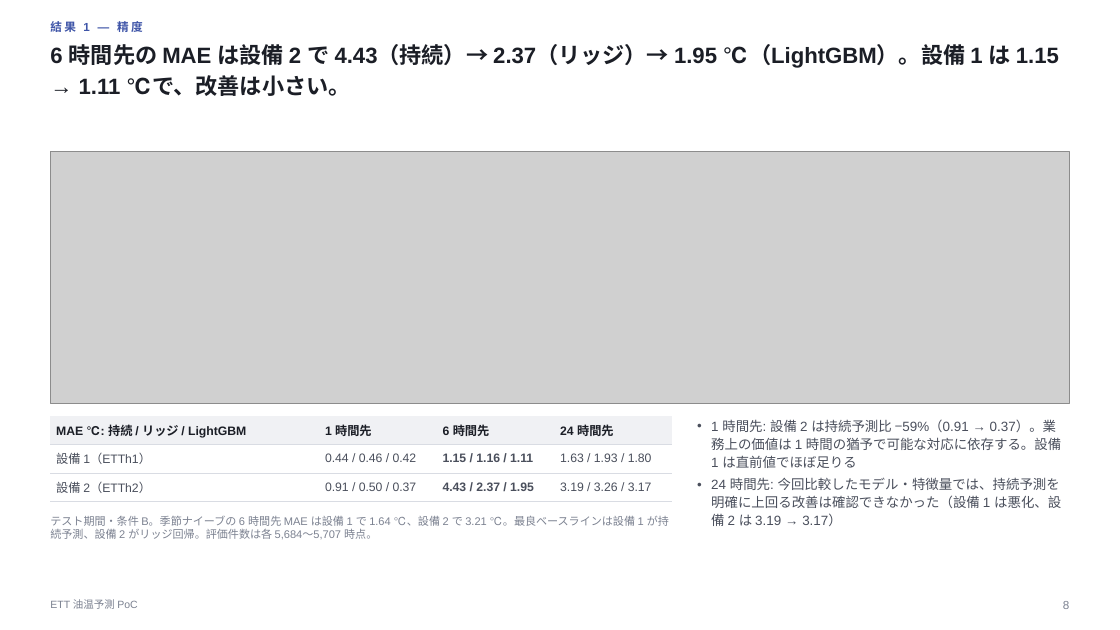
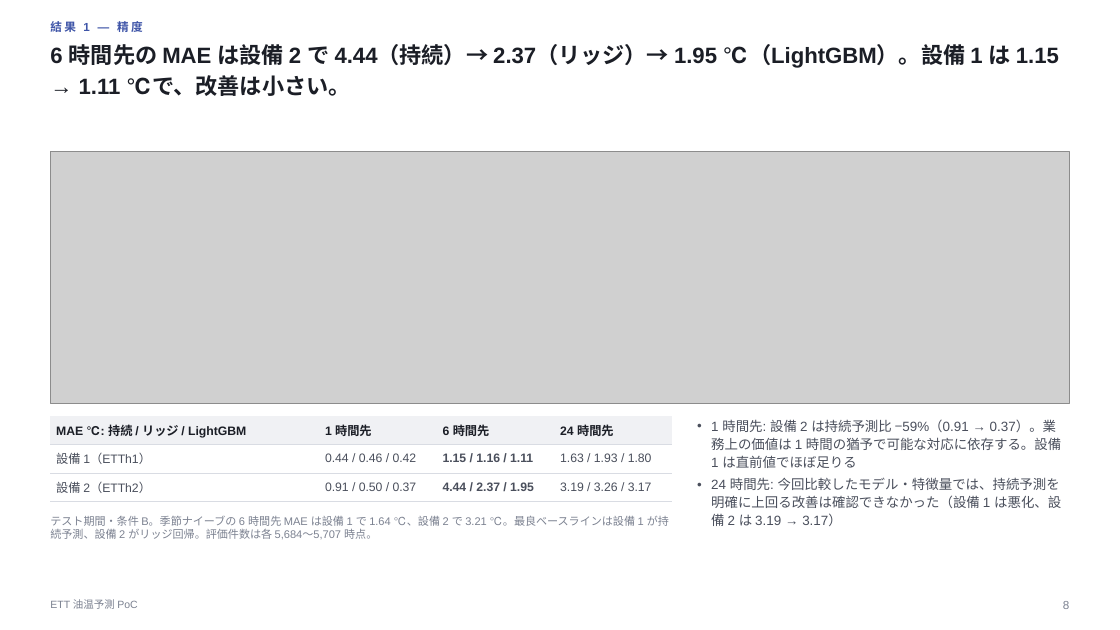
Before and after one commit to HJRKTNG/ett-oil-temperature-poc, a slide deck: slide 8 of reports/slides/ett_oil_temperature_poc.pptx. Drawn at 1120x630 pixels with LibreOffice and Linux fonts; fonts in the diff are those of the drawing; grey boxes stand for pictures. Boxes give left, top, right and bottom in pixels: in the first picture for what was removed or moved away, otherwise in the second. Text is boxed around its words. In the diff, an @@ line names an element or a change of style, - is before the commit and + after.

```diff
--- a/reports/slides/ett_oil_temperature_poc.pptx
+++ b/reports/slides/ett_oil_temperature_poc.pptx
@@ text at (50, 44, 1059, 96): text changed @@
-6 時間先の MAE は設備 2 で 4.43（持続）→ 2.37（リッジ）→ 1.95 ℃（LightGBM）。設備 1 は 1.15 → 1.11 ℃で、改善は小さい。
+6 時間先の MAE は設備 2 で 4.44（持続）→ 2.37（リッジ）→ 1.95 ℃（LightGBM）。設備 1 は 1.15 → 1.11 ℃で、改善は小さい。
@@ table at (50, 416, 672, 500) @@
-row 3, column 3: 4.43 / 2.37 / 1.95
+row 3, column 3: 4.44 / 2.37 / 1.95
```
Also in this commit, not shown: 9 other slides changed, 7 other files.
